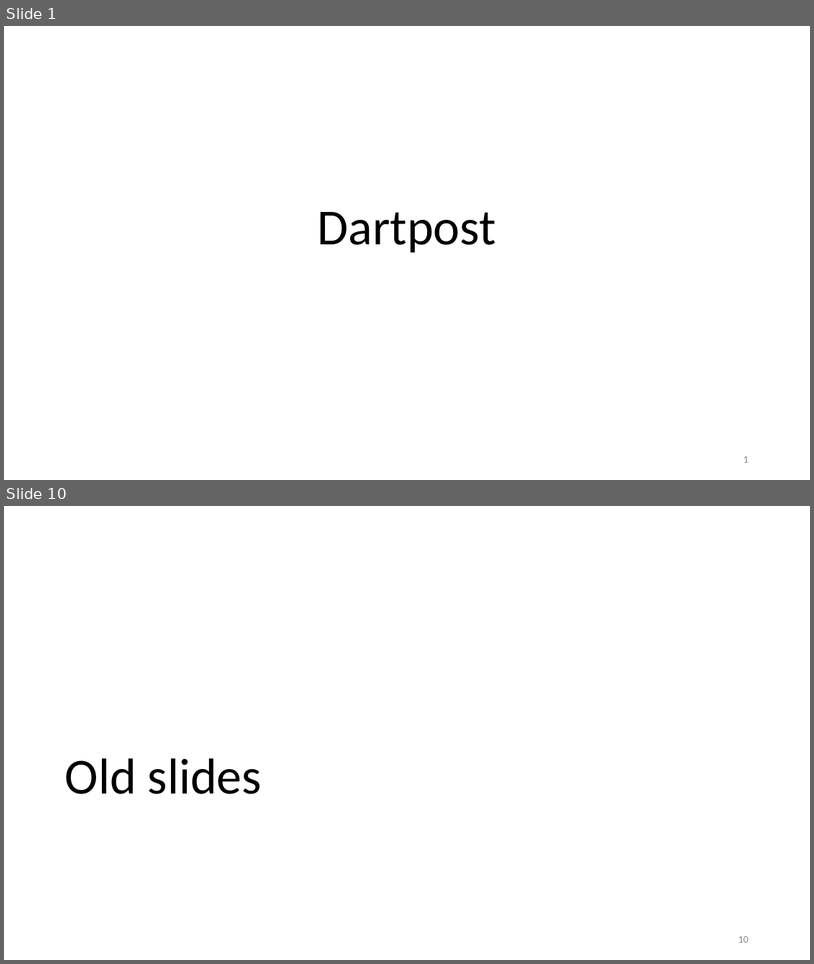
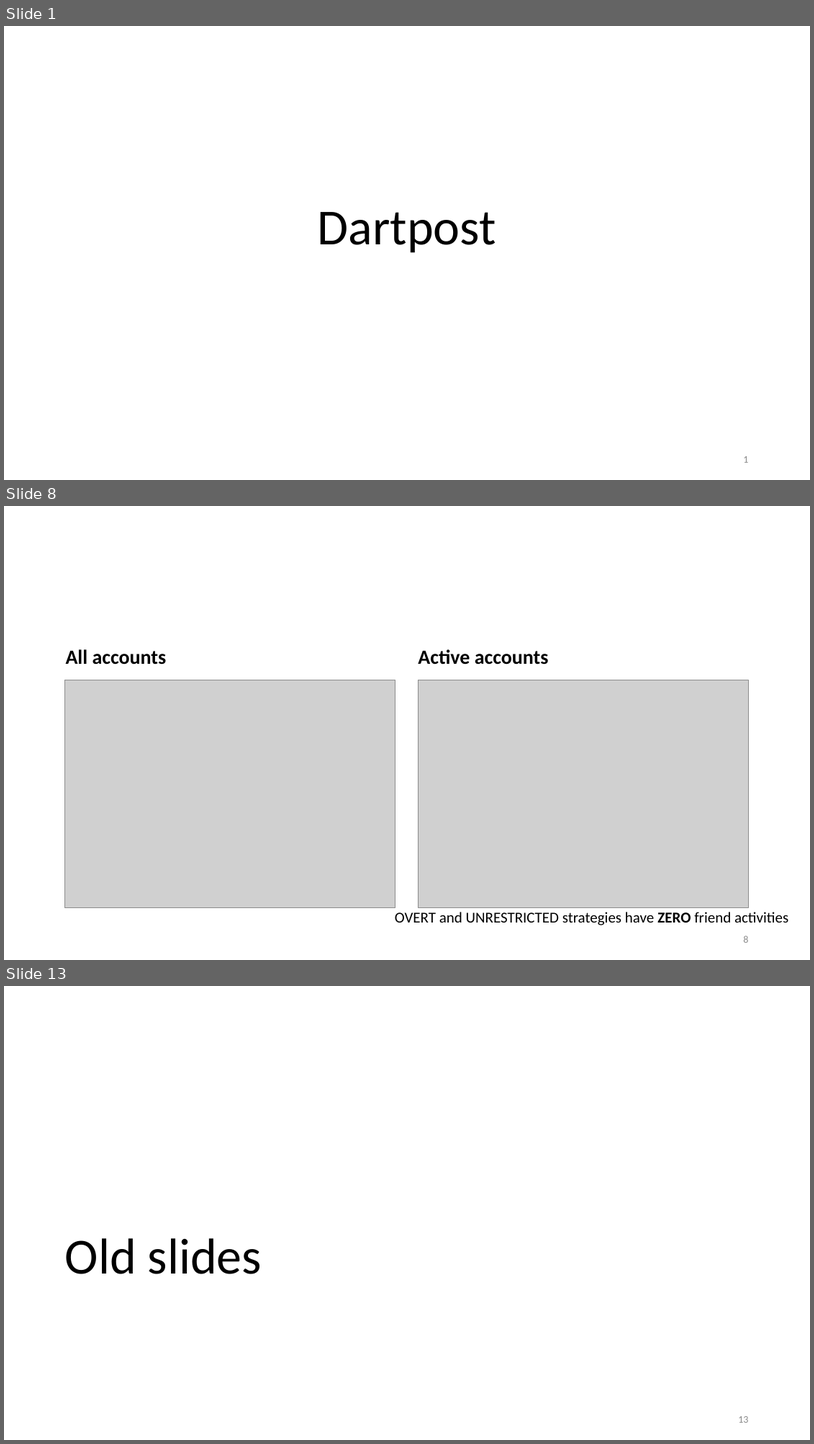
Before and after one commit to ruiliu310/dartpost-research, a slide deck: docs/dartpost.pptx. Shown one above the other, each under a label of ours: slides 1 and 10 before the commit, slides 1, 8 and 13 after it; the slides between them are not shown. The pictures are 814x964 and 814x1444 pixels, drawn with LibreOffice and Linux fonts; fonts in the diff are those of the drawing; grey boxes stand for pictures. Boxes give left, top, right and bottom in pixels: in the first picture for what was removed or moved away, otherwise in the second. Text is boxed around its words. In the diff, an @@ line names an element or a change of style, - is before the commit and + after.

```diff
--- a/docs/dartpost.pptx
+++ b/docs/dartpost.pptx
@@ slide 8 added at <box>4,506,810,960</box>, background #FFFFFF @@
@@ text added at <box>66,649,167,664</box>, 24 pt, text #000000, bold @@
+All accounts
@@ text added at <box>418,649,549,664</box>, 24 pt, text #000000, bold @@
+Active accounts
@@ picture added at <box>64,680,396,907</box> @@
@@ picture added at <box>419,680,749,907</box> @@
@@ text added at <box>395,911,789,925</box>, 18 pt, text #000000 @@
+OVERT and UNRESTRICTED strategies have ZERO friend activities
@@ page number added at <box>743,935,748,942</box>, 12 pt, text #8C8C8C @@
+8
@@ what was slide 10 is now slide 13 @@
@@ page number at <box>738,1416,748,1422</box>: text changed @@
-10
+13
```
Also in this commit, not shown: 4 slides changed, 6 other slides added, 4 slides removed, 1 other file.
